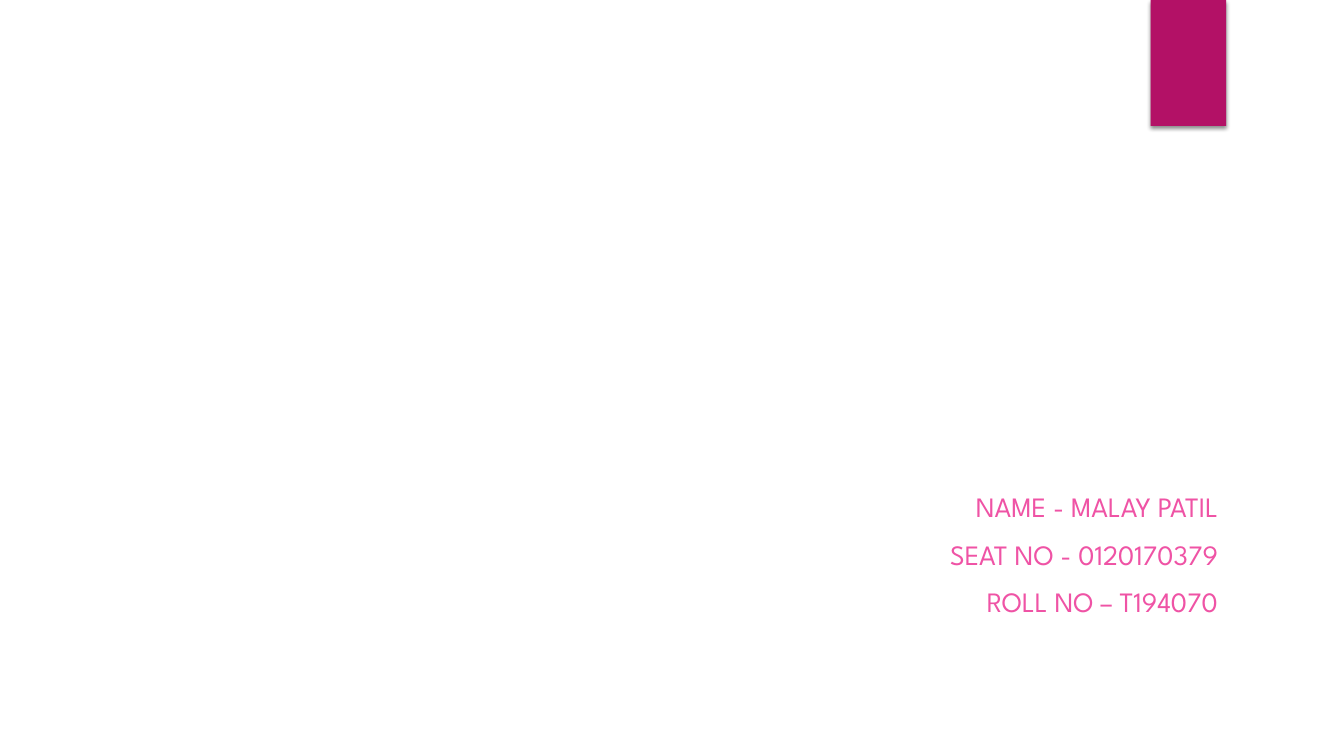
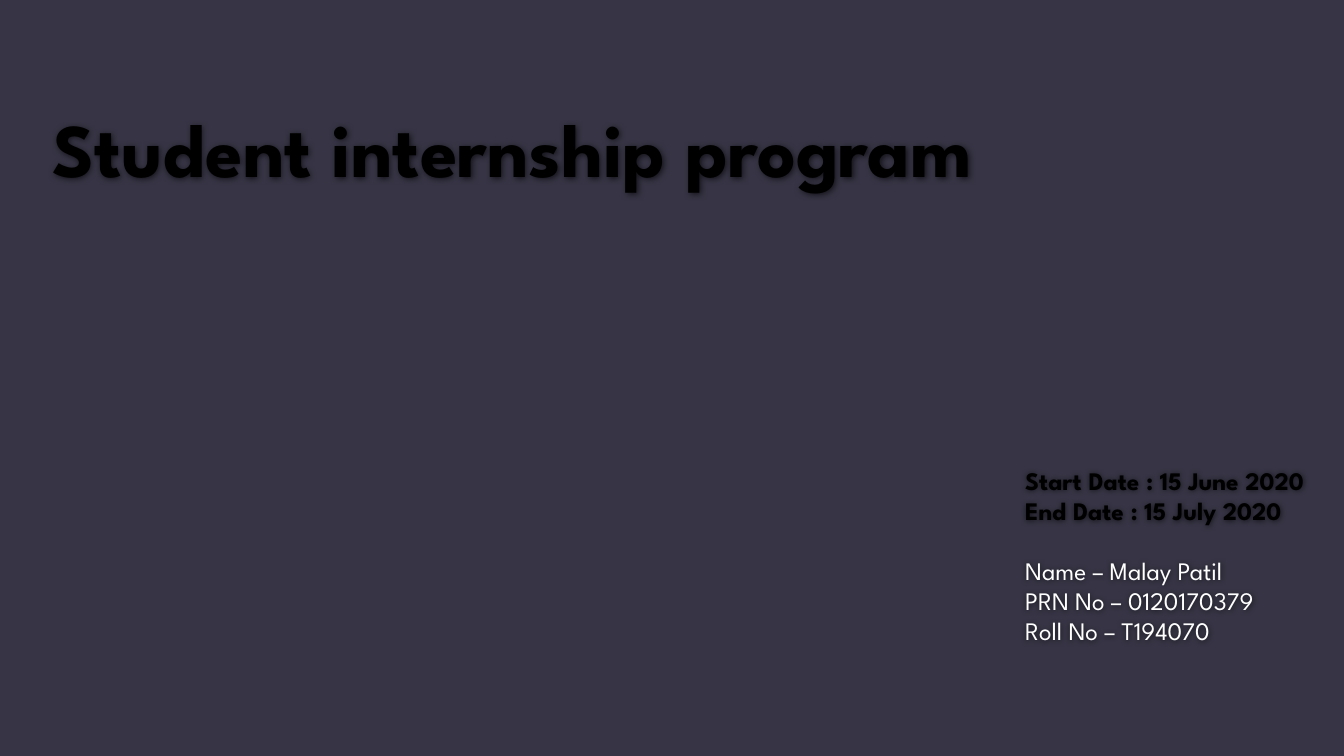
Before and after one commit to malay21/image-steganography, a slide deck: slide 1 of documents/Internship presentation.pptx. Drawn at 1344x756 pixels with LibreOffice and Linux fonts; fonts in the diff are those of the drawing; background and template pictures are left out. Boxes give left, top, right and bottom in pixels: in the first picture for what was removed or moved away, otherwise in the second. Text is boxed around its words. In the diff, an @@ line names an element or a change of style, - is before the commit and + after.

```diff
--- a/documents/Internship presentation.pptx
+++ b/documents/Internship presentation.pptx
@@ background picture (left out) to #373545 @@
@@ rectangle removed at (1150, 0, 1226, 126) @@
@@ title at (52, 125, 971, 194): text changed; text colour #FFFFFF to #000000; bold on @@
-Internship presentation
+Student internship program
@@ text added at (1025, 473, 1304, 525), 18 pt, text #000000, bold @@
+Start Date : 15 June 2020
+End Date : 15 July 2020
@@ text "Name – Malay Patil" at (1025, 562, 1253, 641): vertical alignment top to bottom @@
@@ text at (1025, 562, 1253, 641): text changed; size 20 to 18 pt; text colour #EF53A5 to #FFFFFF @@
-NAME - MALAY PATIL
-SEAT NO - 0120170379
-ROLL NO – T194070
+Name – Malay Patil
+PRN No – 0120170379
+Roll No – T194070
```
Also in this commit, not shown: 6 other slides changed, 1 slide added, 4 slides removed, 5 other files.
